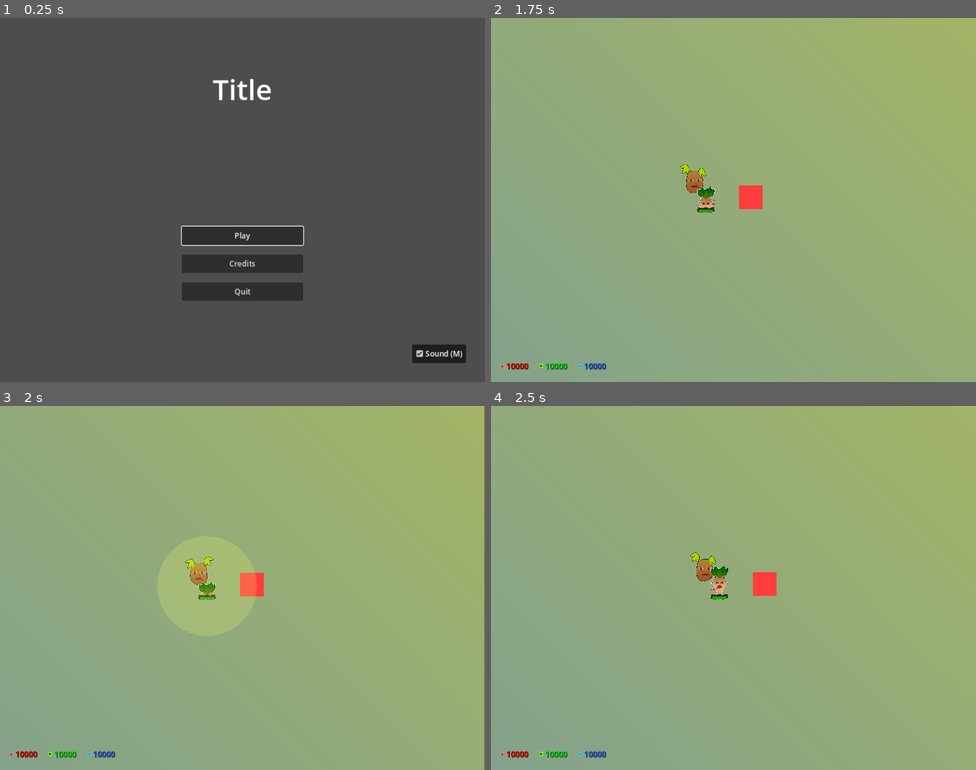
Above: before the commit, frames 1-4 (two rows, left to right).
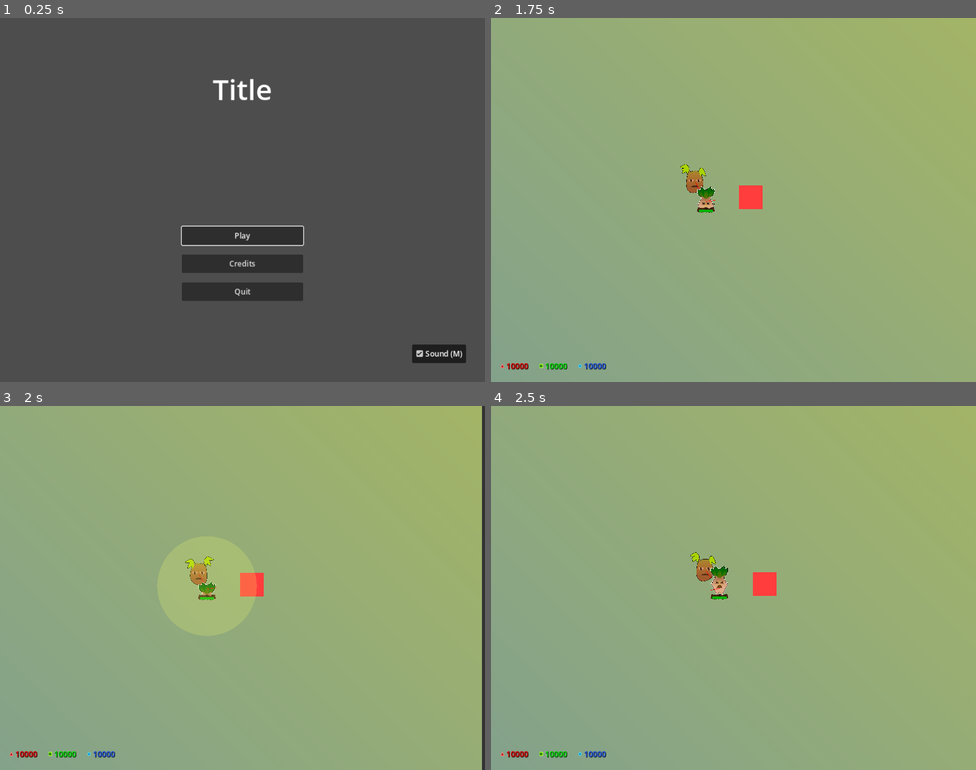
Above: after the commit, the same moments.

Repository: Zereijin/GGJ2023
Game: Godot game, scene res://main_menu/main_menu.tscn
Two runs of this game, one before a commit and one after it. Both use one fixed random seed, a clock stepped at 60 frames per second and the inputs below.
Inputs (mouse positions are in pixels of both pictures, inside the frame that each line leads up to):
- Up to frame 1 (0.25 s): no input
- Up to frame 2 (1.75 s): click "Play" at 0.5 s; move the mouse to (840, 181) at 1.27 s; press the mouse at (840, 181) at 1.28 s; hold D (right) from 1.28 s (still down)
- Up to frame 3 (2 s): keep holding D (right)
- Up to frame 4 (2.5 s): move the mouse to (636, 606) at 2.02 s; release D (right) at 2.03 s; release the mouse at (636, 606) at 2.03 s; hold S (down) from 2.03 s (still down); click (636, 606) at 2.1 s

Frames 1-2 are identical in both runs. In frame 3, 0.6% of the frame differs, in the area x 99-100%, y 0-100%; in frame 4, nothing differs.

Commit message:
Tweak walls and fences

Diff:
--- a/game/game.tscn
+++ b/game/game.tscn
@@ -1,9 +1,10 @@
-[gd_scene load_steps=17 format=3 uid="uid://cxstjq63yeytk"]
+[gd_scene load_steps=18 format=3 uid="uid://cxstjq63yeytk"]
 
 [ext_resource type="Texture2D" uid="uid://bqtry2d3nvsou" path="res://game/stage/sprites/fenced_area.png" id="1_hgw6i"]
 [ext_resource type="PackedScene" uid="uid://fsgx46hh0sib" path="res://game/player/player.tscn" id="1_tilxh"]
 [ext_resource type="Script" path="res://game/resource_panel.gd" id="3_jgv3g"]
 [ext_resource type="PackedScene" uid="uid://psqd6dx2lvfe" path="res://shop/shop_panel.tscn" id="3_xprnx"]
+[ext_resource type="Texture2D" uid="uid://cg5adf1v7n2yh" path="res://game/stage/sprites/fence_south.png" id="4_x4qaj"]
 [ext_resource type="Texture2D" uid="uid://1nyavrk80xgv" path="res://game/resources/sprites/red_triangle.png" id="5_46ofj"]
 [ext_resource type="PackedScene" uid="uid://ba7ivojxn0clg" path="res://game/enemy/potato/potato.tscn" id="6_f1ll7"]
 [ext_resource type="Texture2D" uid="uid://0wmwqbb7ximl" path="res://game/resources/sprites/green_square.png" id="6_pn3i5"]
@@ -46,10 +47,9 @@
 y_sort_enabled = true
 
 [node name="Walls" type="Node2D" parent="Garden/Objects"]
-visible = false
 
 [node name="WestWall" type="StaticBody2D" parent="Garden/Objects/Walls"]
-position = Vector2(-642, 0)
+position = Vector2(-636, 0)
 collision_layer = 16
 collision_mask = 0
 
@@ -61,7 +61,7 @@
 texture = SubResource("GradientTexture1D_rfxx4")
 
 [node name="EastWall" type="StaticBody2D" parent="Garden/Objects/Walls"]
-position = Vector2(641, 0)
+position = Vector2(635, 0)
 collision_layer = 16
 collision_mask = 0
 
@@ -87,7 +87,7 @@
 texture = SubResource("GradientTexture1D_rfxx4")
 
 [node name="SouthWall" type="StaticBody2D" parent="Garden/Objects/Walls"]
-position = Vector2(0, 672)
+position = Vector2(0, 574)
 rotation = 1.5708
 collision_layer = 16
 collision_mask = 0
@@ -118,6 +118,10 @@
 
 [node name="Player" parent="Garden/Objects" instance=ExtResource("1_tilxh")]
 scream_size_scale_factor = 300.0
+
+[node name="Foreground" type="Sprite2D" parent="Garden"]
+position = Vector2(0, 506)
+texture = ExtResource("4_x4qaj")
 
 [node name="ShopLayer" type="CanvasLayer" parent="."]
 
